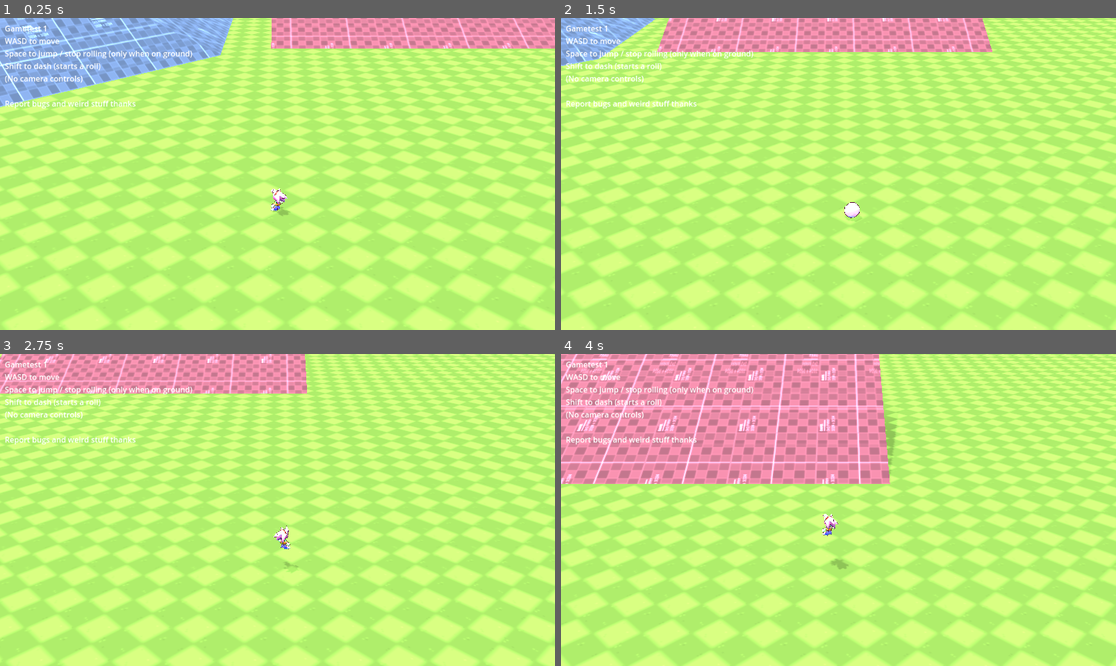
Above: before the commit, frames 1-4 (two rows, left to right).
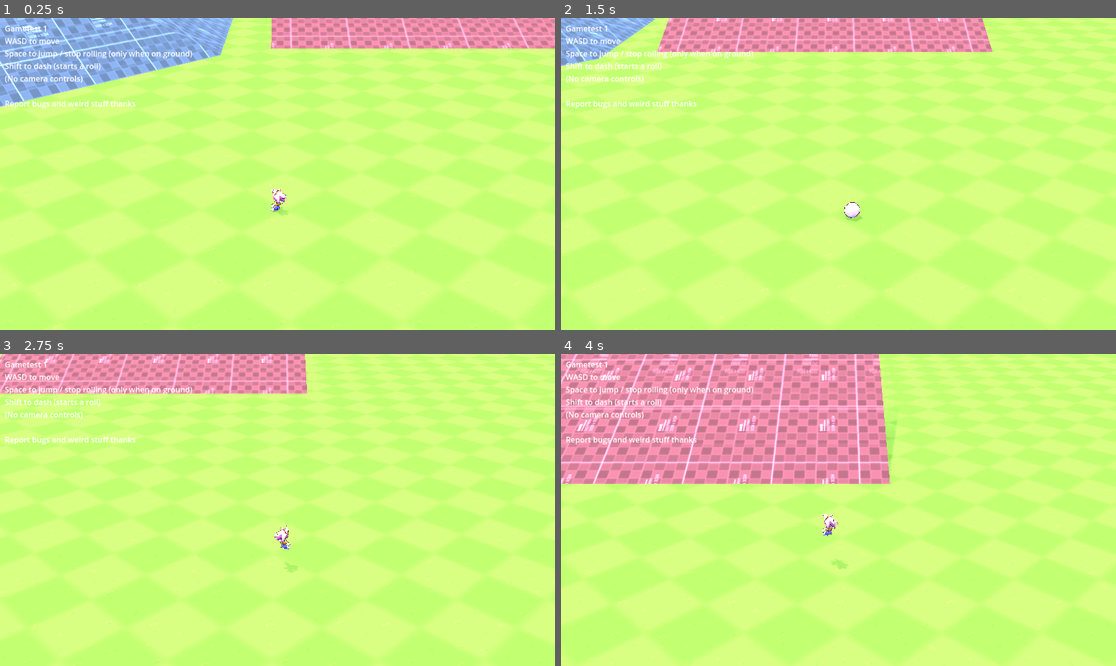
Above: after the commit, the same moments.

Repository: dairycultist/my-sonic-game
Game: Godot game, scene res://world.tscn
The game is run twice, just before and just after one commit, with the same random seed, the same clock (stepped at 60 frames per second) and the same inputs.
Inputs:
- Up to frame 1 (0.25 s): no input
- Up to frame 2 (1.5 s): tap Enter at 0.5 s; hold D (move_right) 0.53-1.28 s; tap Shift (dash) at 0.6, 1.35 s; tap Space (jump) at 0.77 s; hold S (move_down) from 1.28 s (still down)
- Up to frame 3 (2.75 s): tap Space (jump) at 1.52 s; release S (move_down) at 2.03 s; hold D (move_right) from 2.03 s (still down); tap Shift (dash) at 2.1 s
- Up to frame 4 (4 s): release D (move_right) at 2.78 s; hold W (move_up) 2.78-3.53 s; tap Shift (dash) at 2.85, 3.6 s; tap Space (jump) at 3.02, 3.77 s; hold A (move_left) from 3.53 s (still down)

The runs differ from the first frame. In frame 1, 26% of the frame differs, in the area x 0-100%, y 0-100%; in frame 2, 28%; in frame 3, 28%; in frame 4, 23%.

Commit message:
Improve grass shader parameterization

Diff:
--- a/world.tscn
+++ b/world.tscn
@@ -34,9 +34,12 @@
 render_priority = 0
 shader = ExtResource("1_ic0uy")
 shader_parameter/Albedo = ExtResource("2_k3n1d")
+shader_parameter/albedo_scale = 0.167
+shader_parameter/contrast = 1.5
 shader_parameter/Color = Color(0.47641352, 0.6376995, 0.26294678, 1)
-shader_parameter/contrast = 1.5
-shader_parameter/uv_scale = 0.2
+shader_parameter/ColorAlt = Color(0.42400065, 0.58688194, 0.22367927, 1)
+shader_parameter/checkerboard_scale = 0.1
+shader_parameter/blur = 0.0999999977648
 
 [sub_resource type="WorldBoundaryShape3D" id="WorldBoundaryShape3D_wse8f"]
 
--- a/world/grass.gdshader
+++ b/world/grass.gdshader
@@ -1,9 +1,12 @@
 shader_type spatial;
 
 uniform sampler2D Albedo: source_color;
+uniform float albedo_scale = 0.2;
+uniform float contrast = 1.5;
 uniform vec3 Color: source_color = vec3(1.0);
-uniform float contrast = 1.5;
-uniform float uv_scale = 0.2;
+uniform vec3 ColorAlt: source_color = vec3(0.8);
+uniform float checkerboard_scale = 0.1;
+uniform float blur: hint_range(0.0, 0.5, 0.01) = 0.1;
 
 varying vec3 world_position;
 
@@ -13,32 +16,31 @@
 
 void fragment() {
 
-	vec2 uv = world_position.xz * uv_scale + sin(TIME * 2.0 + world_position.x) * 0.01;
-
-	ALBEDO = pow(texture(Albedo, uv).rgb, vec3(contrast)) * Color;
-
 	// checkerboard pattern
-	vec2 mod_pos_a = mod(world_position.xz * uv_scale, 1.0);
+	vec2 mod_pos_a = mod(world_position.xz * checkerboard_scale, 1.0);
 
 	vec3 a = vec3(
-		smoothstep(0.55, 0.65, mod_pos_a.x)
-		+ smoothstep(0.1, 0.0, mod_pos_a.x)
+		  smoothstep(0.5, 0.5 + blur, mod_pos_a.x)
+		+ smoothstep(blur,       0.0, mod_pos_a.x)
 	) * vec3(
-		smoothstep(0.55, 0.65, mod_pos_a.y)
-		+ smoothstep(0.1, 0.0, mod_pos_a.y)
+		  smoothstep(0.5, 0.5 + blur, mod_pos_a.y)
+		+ smoothstep(blur,       0.0, mod_pos_a.y)
 	);
 
-	vec2 mod_pos_b = mod(world_position.xz * uv_scale + vec2(0.5), 1.0);
+	vec2 mod_pos_b = mod(world_position.xz * checkerboard_scale + vec2(0.5), 1.0);
 
 	vec3 b = vec3(
-		smoothstep(0.55, 0.65, mod_pos_b.x)
-		+ smoothstep(0.1, 0.0, mod_pos_b.x)
+		  smoothstep(0.5, 0.5 + blur, mod_pos_b.x)
+		+ smoothstep(blur,       0.0, mod_pos_b.x)
 	) * vec3(
-		smoothstep(0.55, 0.65, mod_pos_b.y)
-		+ smoothstep(0.1, 0.0, mod_pos_b.y)
+		  smoothstep(0.5, 0.5 + blur, mod_pos_b.y)
+		+ smoothstep(blur,       0.0, mod_pos_b.y)
 	);
 
-	ALBEDO *= (a + b) * 0.2 + 0.8;
+	// color and texture
+	vec2 uv = world_position.xz * albedo_scale + sin(TIME * 2.0 + world_position.x) * 0.01;
+
+	ALBEDO = pow(texture(Albedo, uv).rgb, vec3(contrast)) * mix(Color, ColorAlt, a + b);
 }
 
 void light() {
